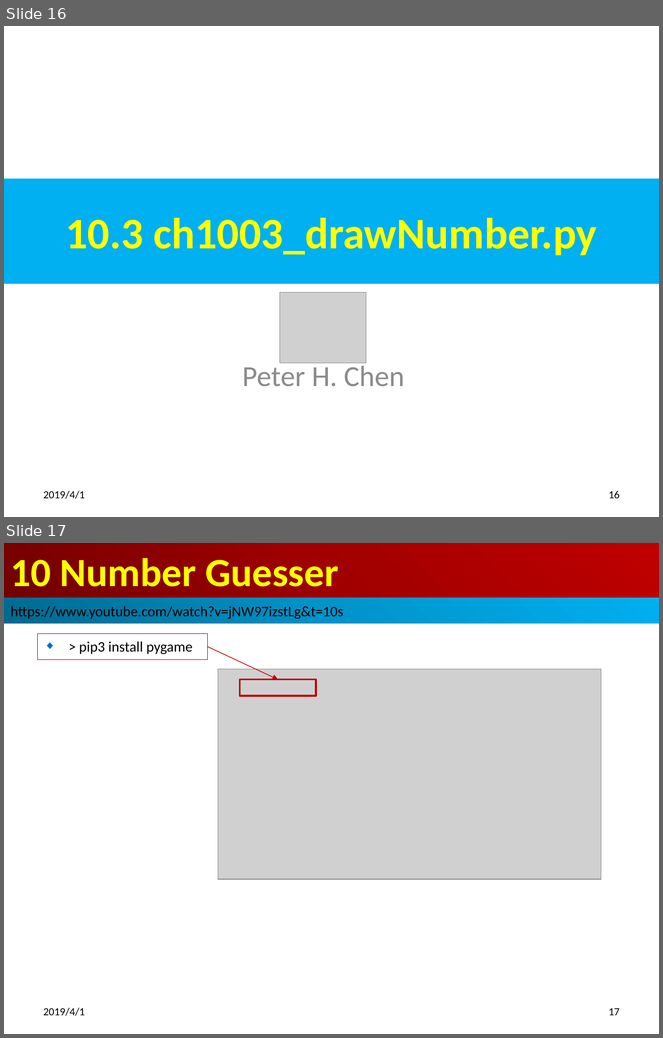
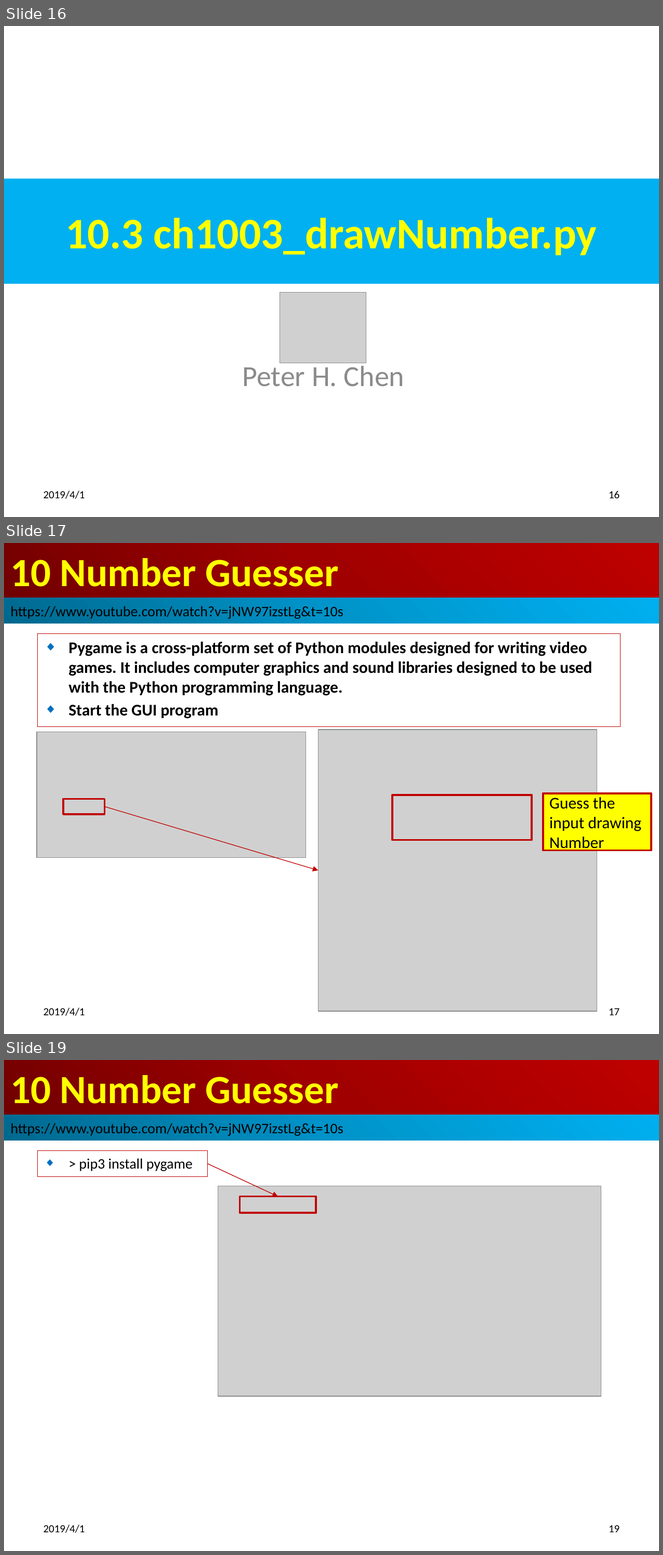
Before and after one commit to peterhchen/500-Tensorflow-DeepLearning-Proj, a slide deck: ch13_Number-Guesser/ch10_Number_Guesser.pptx. Shown one above the other, each under a label of ours: slides 16 and 17 before the commit, slides 16, 17 and 19 after it; the slides between them are not shown. The pictures are 663x1038 and 663x1555 pixels, drawn with LibreOffice and Linux fonts; fonts in the diff are those of the drawing; grey boxes stand for pictures. Boxes give left, top, right and bottom in pixels: in the first picture for what was removed or moved away, otherwise in the second. Text is boxed around its words. In the diff, an @@ line names an element or a change of style, - is before the commit and + after.

Commit message:
Draw number and prediction

```diff
--- a/ch13_Number-Guesser/ch10_Number_Guesser.pptx
+++ b/ch13_Number-Guesser/ch10_Number_Guesser.pptx
@@ slide 17 added at [4,543,659,1034], background #FFFFFF @@
@@ title added at [4,543,659,598], fill gradient #720000 to #A20000 to #C00000, 44 pt, text #FFFF00, bold @@
+10 Number Guesser
@@ rectangle added at [4,598,659,624], fill gradient #00688E to #0094CA to #00B0F0, 16 pt, text #000000 @@
+https://www.youtube.com/watch?v=jNW97izstLg&t=10s
@@ subtitle added at [37,634,621,727], outline #C00000 0.75 pt, 18 pt, text #000000, bold @@
+◆ Pygame is a cross-platform set of Python modules designed for writing video games. It includes computer graphics and sound libraries designed to be used with the Python programming language.
+◆ Start the GUI program
@@ picture added at [319,730,598,1012] @@
@@ picture added at [37,732,306,858] @@
@@ rectangle added at [64,799,105,815], outline #C00000 2 pt @@
@@ arrow added from (105, 807) to (319, 871), #C00000 0.75 pt @@
@@ rectangle added at [392,795,532,840], outline #C00000 2 pt @@
@@ rectangle added at [543,793,651,850], fill #FFFF00, outline #C00000 2 pt, 18 pt, text #000000 @@
+Guess the input drawing Number
@@ text added at [44,1008,85,1016], 12 pt, text #000000 @@
+2019/4/1
@@ page number added at [609,1008,620,1016], 12 pt, text #000000 @@
+17
@@ what was slide 17 is now slide 19 @@
@@ page number at [609,1525,620,1533]: text changed @@
-17
+19
```
Also in this commit, not shown: 1 other slide added.
